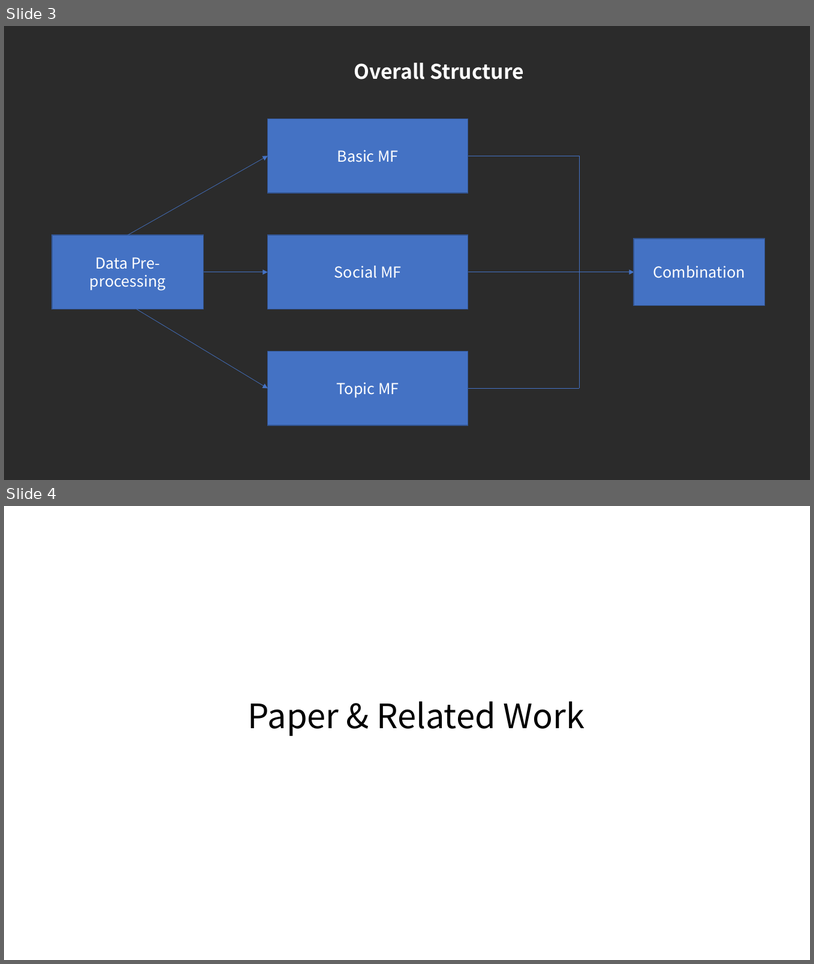
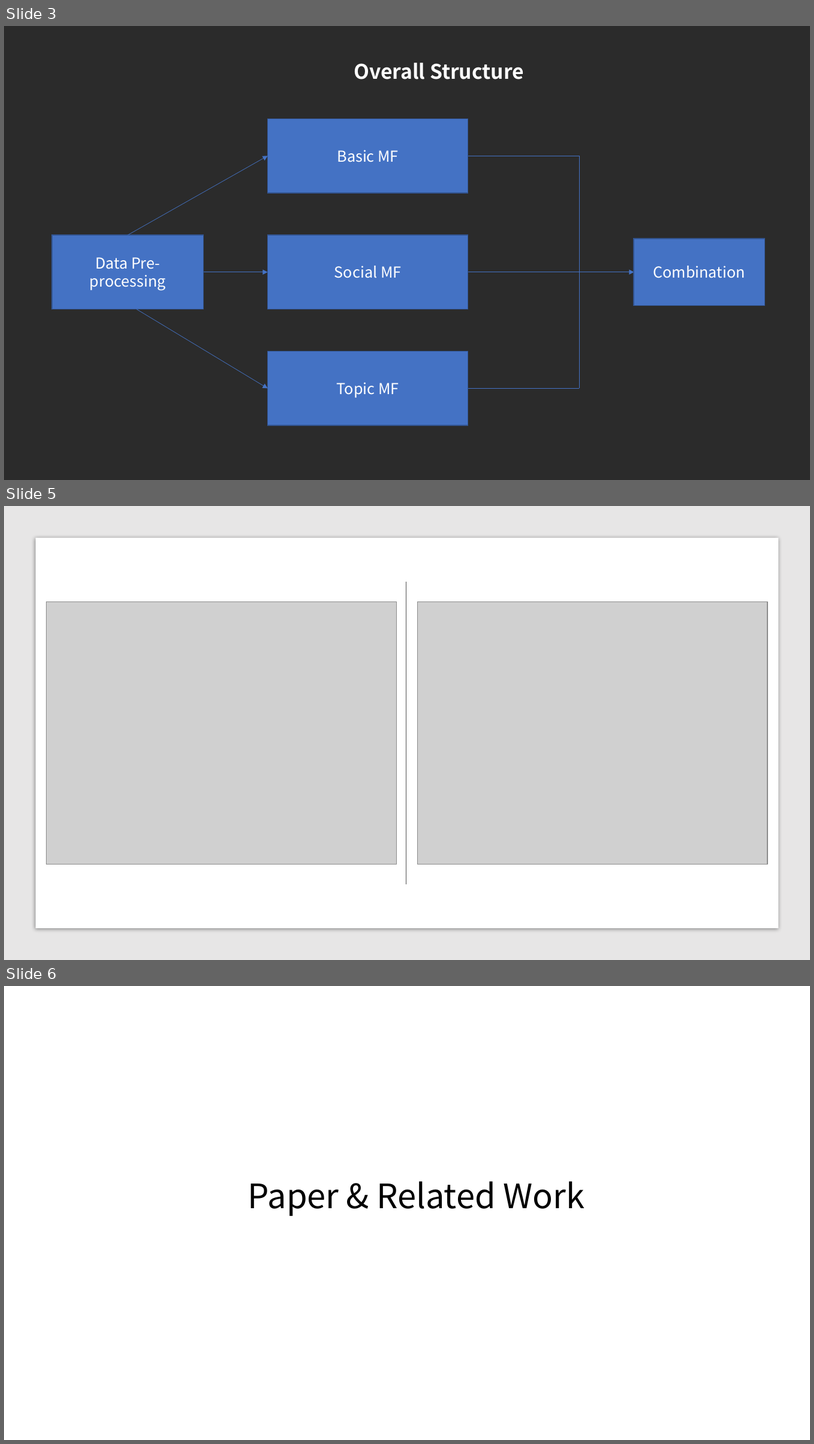
Before and after one commit to kritikakurani/YELP-RECOMMENDATION, a slide deck: final review.pptx. Shown one above the other, each under a label of ours: slides 3 and 4 before the commit, slides 3, 5 and 6 after it; the slides between them are not shown. The pictures are 814x964 and 814x1444 pixels, drawn with LibreOffice and Linux fonts; fonts in the diff are those of the drawing; grey boxes stand for pictures; background and template pictures are left out; a plain dark background stands for a picture behind light text. Boxes give left, top, right and bottom in pixels: in the first picture for what was removed or moved away, otherwise in the second. Text is boxed around its words. In the diff, an @@ line names an element or a change of style, - is before the commit and + after.

```diff
--- a/final review.pptx
+++ b/final review.pptx
@@ slide 5 added at <box>4,506,810,960</box>, background picture (left out) @@
@@ rectangle added at <box>4,506,810,960</box>, fill #E7E6E6 @@
@@ rectangle added at <box>35,538,779,928</box>, fill #FFFFFF @@
@@ line added from (406, 582) to (406, 884), #4E4E4E 0.5 pt @@
@@ picture added at <box>47,601,396,864</box> @@
@@ picture added at <box>418,601,768,864</box> @@
@@ what was slide 4 is now slide 6 @@
```
Also in this commit, not shown: 1 slide changed, 3 other slides added, 1 slide removed, 1 other file.
